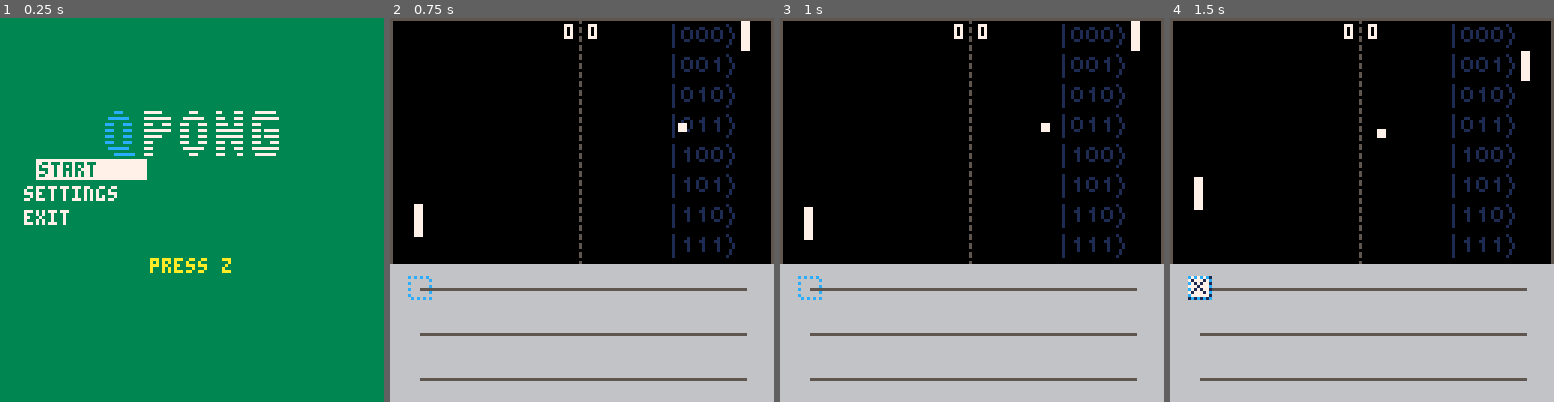
Above: before the commit, frames 1-4 (left to right).
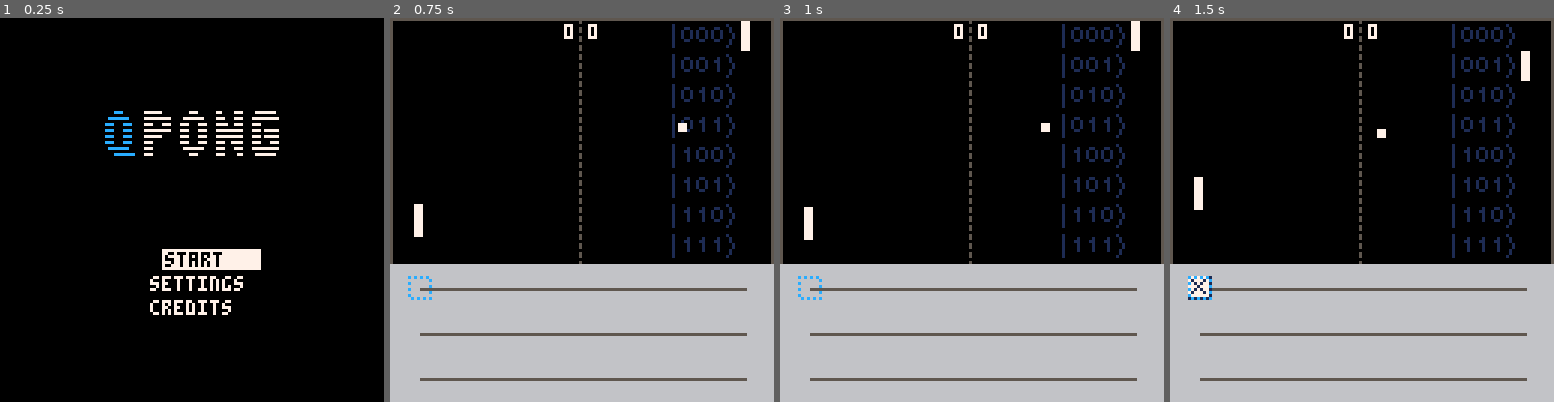
Above: after the commit, the same moments.

Repository: QPong/QPong-PICO-8
Game: PICO-8 cartridge qpong.p8
Two runs of this game, one before a commit and one after it. Both use one fixed random seed, a clock stepped at 60 frames per second and the inputs below.
Inputs:
- Up to frame 1 (0.25 s): no input
- Up to frame 2 (0.75 s): tap X (X key) at 0.33 s; tap O (Z key) at 0.7 s
- Up to frame 3 (1 s): no input
- Up to frame 4 (1.5 s): tap X (X key) at 1.07 s

The runs differ from the first frame. In frame 1, 98% of the frame differs, in the area x 0-100%, y 0-100%; in frame 2, nothing differs; in frame 3, nothing differs; in frame 4, nothing differs.

Commit message:
reposition menu options

Diff:
--- a/qpong.p8
+++ b/qpong.p8
@@ -43,9 +43,9 @@
 
   local qc = {}
 
-  local function set_registers (n,m)
+  local function set_registers (n,menu)
     qc.num_qubits = n
-    qc.num_clbits = m or 0
+    qc.num_clbits = menu or 0
   end
   qc.set_registers = set_registers
 
@@ -88,7 +88,7 @@
   end
 
   function qc.measure (q,b)
-    qc.data[#qc.data+1] = ( {'m',q,b} )
+    qc.data[#qc.data+1] = ( {'menu',q,b} )
   end
 
   function qc.rz (theta,q)
@@ -162,7 +162,7 @@
           ket[j] = {amp[1], amp[2]}
       end
 
-    elseif gate[1]=='m' then
+    elseif gate[1]=='menu' then
 
       outputnum_clbitsap[gate[3]] = gate[2]
 
@@ -251,7 +251,7 @@
 
     else
 
-      m = {}
+      menu = {}
       for s=1,shots do
         cumu = 0
         un = true
@@ -259,23 +259,23 @@
         for j,p in pairs(probs) do
           cumu = cumu + p
           if r<cumu and un then
-            m[s] = get_out(j)
+            menu[s] = get_out(j)
             un = false
           end
         end
       end
 
       if get=="memory" then
-        return m
+        return menu
 
       elseif get=="counts" then
         c = {}
         for s=1,shots do
-          if c[m[s]] then
-            c[m[s]] = c[m[s]] + 1
+          if c[menu[s]] then
+            c[menu[s]] = c[menu[s]] + 1
           else
-            if m[s] then -- in case of pico8 weirdness
-              c[m[s]] = 1
+            if menu[s] then -- in case of pico8 weirdness
+              c[menu[s]] = 1
             else
               if c["error"] then
                 c["error"] = c["error"]+1
@@ -340,52 +340,40 @@
 end
 
 function update_cursor()
- if (btnp(2)) m.sel-=1 cx=m.x sfx(0)
- if (btnp(3)) m.sel+=1 cx=m.x sfx(0)
- if (btnp(4)) cx=m.x sfx(1)
+ if (btnp(2)) menu.sel-=1 cx=menu.x sfx(0)
+ if (btnp(3)) menu.sel+=1 cx=menu.x sfx(0)
+ if (btnp(4)) cx=menu.x sfx(1)
  if (btnp(5)) sfx(2)
- if (m.sel>m.amt) m.sel=1
- if (m.sel<=0) m.sel=m.amt
-
- cx=lerp(cx,m.x+5,0.5)
+ if (menu.sel>menu.amt) menu.sel=1
+ if (menu.sel<=0) menu.sel=menu.amt
+
+ cx=lerp(cx,menu.x+5,0.5)
 end
 
 function draw_options()
- for i=1, m.amt do
+ for i=1, menu.amt do
   oset=i*8
-  if i==m.sel then
-   rectfill(cx,m.y+oset-1,cx+36,m.y+oset+5,col1)
-   print(m.options[i],cx+1,m.y+oset,col2)
+  if i==menu.sel then
+   rectfill(cx,menu.y+oset-1,cx+32,menu.y+oset+5,col1)
+   print(menu.options[i],cx+1,menu.y+oset,col2)
   else
-   print(m.options[i],m.x,m.y+oset,col1)
+   print(menu.options[i],menu.x,menu.y+oset,col1)
   end
  end
 end
 
-function draw_octopus()
- if ox>m.x and ox<m.x+40 and
-    oy>m.y and oy<m.y+32 then
-   ox=rnd(112)+8
-   oy=rnd(112)+8
+function init_menu()
+ menu={}
+ menu.x=50
+ cx=menu.x
+ menu.y=70
+ menu.options={"start","settings",
+            "credits"}
+ menu.amt=0
+ for i in all(menu.options) do
+  menu.amt+=1
  end
- pal(7,col1)
- spr(1,ox,oy) spr(2,ox+8,oy)
- spr(17,ox,oy+8) spr(18,ox+8,oy+8)
- pal()
-end
-
-function init_menu()
- m={}
- m.x=8
- cx=m.x
- m.y=40
- m.options={"start","settings",
-            "exit"}
- m.amt=0
- for i in all(m.options) do
-  m.amt+=1
- end
- m.sel=1
+ menu.sel=1
  sub_mode=0
  menu_timer=0
 end
@@ -395,60 +383,53 @@
  if sub_mode==0 then
   if btnp(4) and
   menu_timer>1 then
-   if m.options[m.sel]=="start" then
+   if menu.options[menu.sel]=="start" then
     new_game()
-   elseif m.options[m.sel]=="settings" then
+   elseif menu.options[menu.sel]=="settings" then
     init_settings()
    end
   end
  end
 
  if (sub_mode==1) update_settings()
-
- col1=pals[palnum][1]
- col2=pals[palnum][2]
+ col1=7
+ col2=0
  menu_timer+=1
 end
 
+function draw_logo()
+  for i = 0, 10 do
+    for j = 0, 1 do
+        spr(64 + i + 16 * j,
+            32 + 8 * i,
+            30 + 8 * j)
+    end
+  end
+end
+
 function draw_menu()
- cls(col2)
- if blink_timer < 40 then
-            print("press z", 50, 80, 10)
-        end
-
-        -- draw logo
-        for i = 0, 10 do
-            for j = 0, 1 do
-                spr(64 + i + 16 * j,
-                    32 + 8 * i,
-                    30 + 8 * j)
-            end
-        end
- draw_options()
- if (octopus==true) draw_octopus()
+  cls()
+  draw_logo()
+  draw_options()
 end
 
 function init_settings()
- m.sel=1
- m.options={"palette","controls","octopus"}
- m.amt=0
- for i in all(m.options) do
-  m.amt+=1
+ menu.sel=1
+ menu.options={"palette","controls"}
+ menu.amt=0
+ for i in all(menu.options) do
+  menu.amt+=1
  end
  sub_mode=1
  menu_timer=0
 end
 
 function update_settings()
- if (btnp(5))init_menu()
+ if (btnp(5)) init_menu()
  if btnp(4) and
  menu_timer>1 then
-  if m.options[m.sel]=="palette" then
+  if menu.options[menu.sel]=="palette" then
    gbvram()
-  elseif m.options[m.sel]=="octopus" then
-   octopus=not octopus
-   ox=rnd(112)+8
-   oy=rnd(112)+8
   end
  end
 end
@@ -456,7 +437,6 @@
 ----------------------
 
 function _init()
- octopus=false
  pals={{7,0},{15,1},{6,5},
                {10,8},{7,3},{7,2}}
  palnum=5
@@ -658,7 +638,7 @@
   --player
   for y=0,7 do
       local color
-      local prob = probs[y + 1] --supposed to be inverse power of 2 but I'm allowing .01 error
+      local prob = probs[y + 1] --supposed to be inverse power of 2 but I'menu allowing .01 error
       if prob > .99 then
           color = 7
       elseif prob > .49 then
@@ -729,26 +709,6 @@
   end
 end
 
-function _draw()
-    cls()
-    --gbvram() -- gameboy color pallette
-
-    -- test color pallette swapping
-    --[[
-    for i=0,15 do
-      print(i, 0, 5*i, i)
-    end
-    ]]
-
-    if scene == "title" then
-      draw_menu()
-    elseif scene == "game" then
-      draw_game()
-    elseif scene == "game_over"  then
-      draw_game_over()
-    end
-end
-
 function sim_cir()
     qc = QuantumCircuit()
     qc.set_registers(3,3)
@@ -949,6 +909,26 @@
     update_game_over()
   end
   blink_timer = (blink_timer + 1) % 60
+end
+
+function _draw()
+    cls()
+    --gbvram() -- gameboy color pallette
+
+    -- test color pallette swapping
+    --[[
+    for i=0,15 do
+      print(i, 0, 5*i, i)
+    end
+    ]]
+
+    if scene == "title" then
+      draw_menu()
+    elseif scene == "game" then
+      draw_game()
+    elseif scene == "game_over"  then
+      draw_game_over()
+    end
 end
 
 __gfx__
